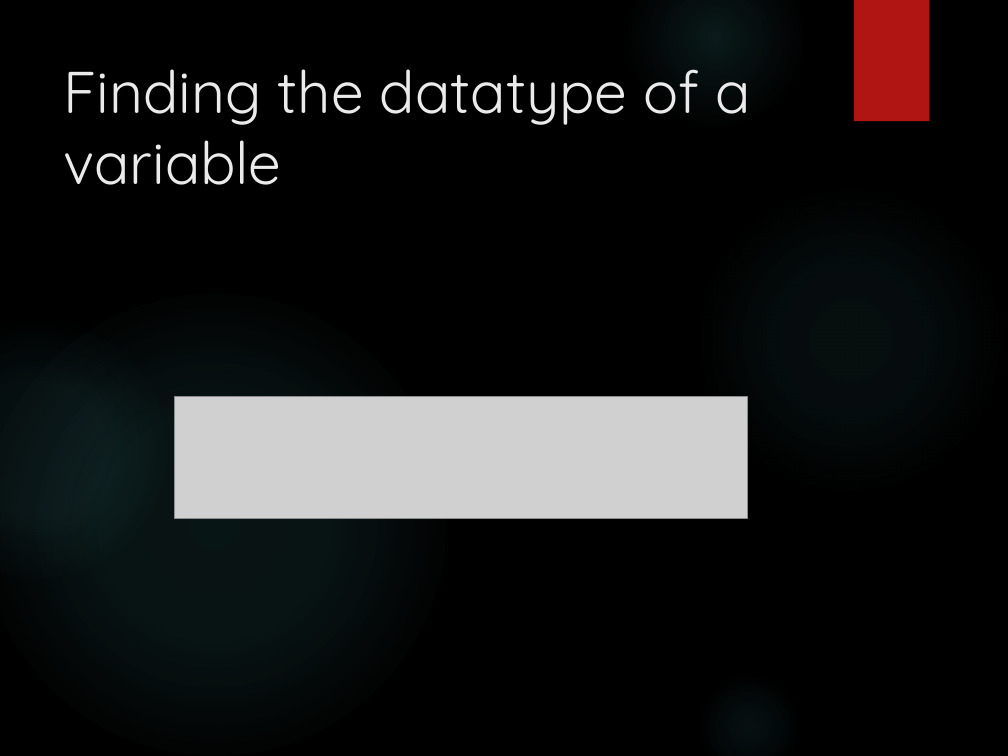
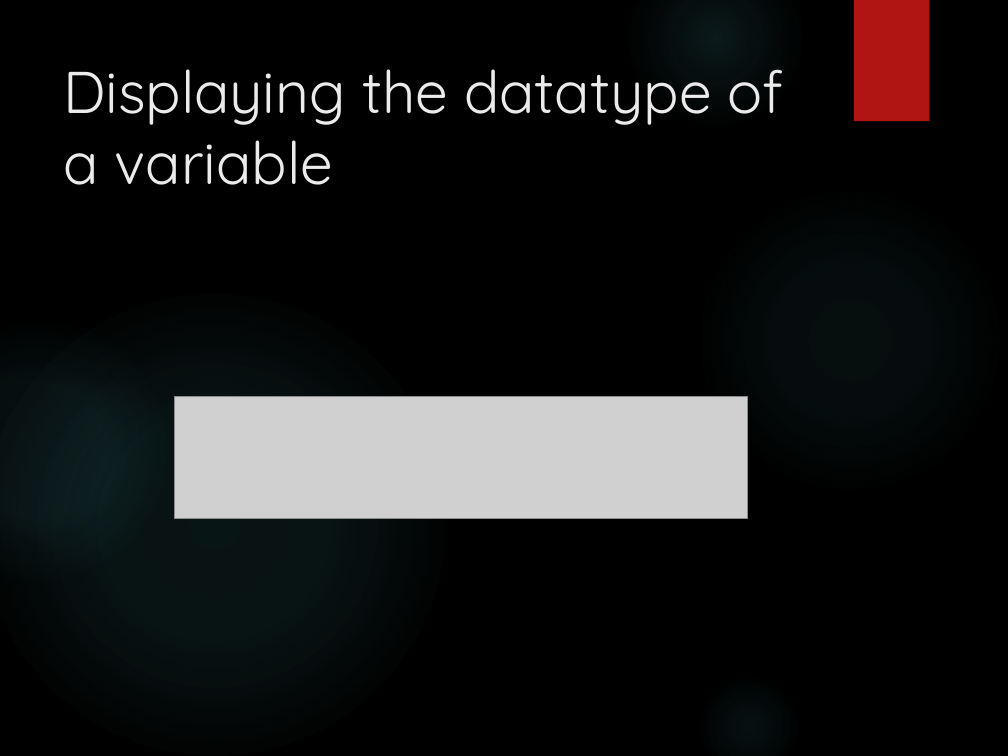
Before and after one commit to leg4822/ustdemo, a slide deck: slide 5 of MongoDB Relational Queries.pptx. Drawn at 1008x756 pixels with LibreOffice and Linux fonts; fonts in the diff are those of the drawing; grey boxes stand for pictures; background and template pictures are left out. Boxes give left, top, right and bottom in pixels: in the first picture for what was removed or moved away, otherwise in the second. Text is boxed around its words. In the diff, an @@ line names an element or a change of style, - is before the commit and + after.

```diff
--- a/MongoDB Relational Queries.pptx
+++ b/MongoDB Relational Queries.pptx
@@ title at (63, 69, 784, 185): text changed @@
-Finding the datatype of a variable
+Displaying the datatype of a variable
```
Also in this commit, not shown: 6 other slides changed, 4 slides removed, 1 other file.
